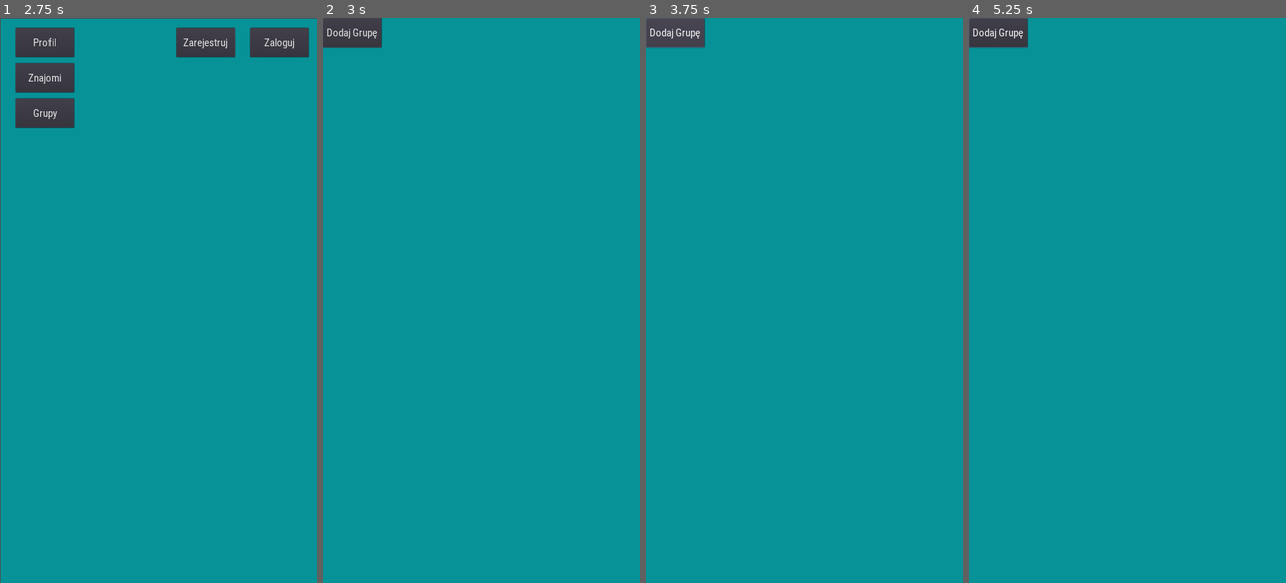
Above: before the commit, frames 1-4 (left to right).
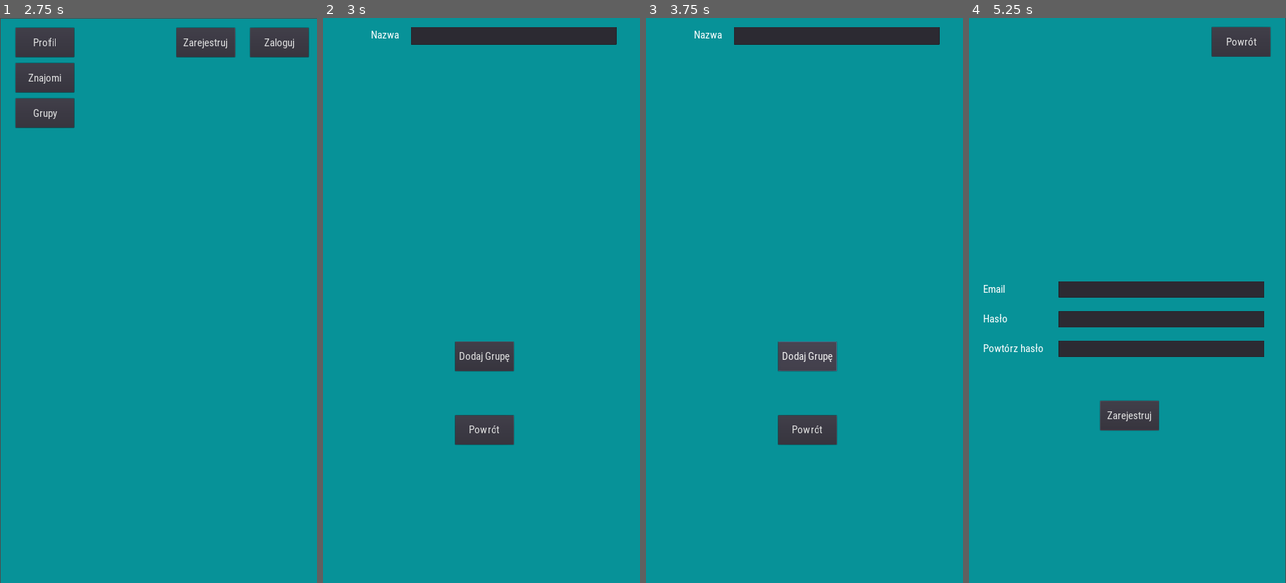
Above: after the commit, the same moments.

Repository: ilona1290/AplikacjaIO
Game: Godot game, scene res://Scenes/main.tscn
Two runs of this game, one before a commit and one after it. Both use one fixed random seed, a clock stepped at 60 frames per second and the inputs below.
Inputs (mouse positions are in pixels of both pictures, inside the frame that each line leads up to):
- Up to frame 1 (2.75 s): click "Znajomi" at 0.5 s; click (206, 68) at 1.27 s; type "Alex" at 1.35 s; click (206, 108) at 1.5 s; type "Alex" at 1.58 s; click "Powrót" at 2 s
- Up to frame 2 (3 s): click "Grupy" at 2.75 s
- Up to frame 3 (3.75 s): click "Dodaj Grupę" at 3.5 s
- Up to frame 4 (5.25 s): click (1130, 430) at 4.25 s, where only the run after the commit has a clickable "Powrót"; click (1175, 40) at 5 s, where only the run after the commit has a clickable "Zarejestruj"

Frame 1 is identical in both runs. In frame 2, 5.0% of the frame differs, in the area x 0-93%, y 0-76%; in frame 3, 5.0%; in frame 4, 9.0%, in the area x 0-100%, y 0-100%.
Error before the commit: Invalid get index 'id' (on base: 'Dictionary'). (res://Scripts/friends.gd:17)
Error after the commit: Invalid get index 'id' (on base: 'Dictionary'). (res://Scripts/friends.gd:22)

Commit message:
Added saving users to group

Diff:
--- a/Scenes/groups.tscn
+++ b/Scenes/groups.tscn
@@ -14,8 +14,10 @@
 color = Color( 0.027451, 0.572549, 0.596078, 1 )
 
 [node name="AddGroupButton" type="Button" parent="background"]
-margin_right = 200.0
-margin_bottom = 100.0
+margin_left = 450.0
+margin_top = 1100.0
+margin_right = 650.0
+margin_bottom = 1200.0
 theme = ExtResource( 2 )
 text = "Dodaj Grupę"
 
@@ -26,6 +28,36 @@
 margin_bottom = 1046.0
 
 [node name="VBoxContainer" type="VBoxContainer" parent="background/ScrollContainer"]
+
+[node name="NameLabel" type="Label" parent="background"]
+margin_left = 164.0
+margin_top = 35.0
+margin_right = 266.0
+margin_bottom = 81.0
+theme = ExtResource( 2 )
+text = "Nazwa"
+
+[node name="NameInput" type="LineEdit" parent="background"]
+margin_left = 300.0
+margin_top = 30.0
+margin_right = 1000.0
+margin_bottom = 90.0
+theme = ExtResource( 2 )
+
+[node name="BackButton" type="Button" parent="background"]
+margin_left = 450.0
+margin_top = 1350.0
+margin_right = 650.0
+margin_bottom = 1450.0
+theme = ExtResource( 2 )
+text = "Powrót"
+
+[node name="Notification" type="Label" parent="background"]
+margin_left = 450.0
+margin_top = 1240.0
+margin_right = 850.0
+margin_bottom = 1300.0
+theme = ExtResource( 2 )
 
 [node name="HTTPRequest" type="HTTPRequest" parent="."]
 
@@ -38,6 +70,7 @@
 [node name="HTTPRequest5" type="HTTPRequest" parent="."]
 
 [connection signal="pressed" from="background/AddGroupButton" to="." method="_on_AddGroupButton_pressed"]
+[connection signal="pressed" from="background/BackButton" to="." method="_on_BackButton_pressed"]
 [connection signal="request_completed" from="HTTPRequest" to="." method="_on_HTTPRequest_request_completed"]
 [connection signal="request_completed" from="HTTPRequest2" to="." method="_on_HTTPRequest2_request_completed"]
 [connection signal="request_completed" from="HTTPRequest3" to="." method="_on_HTTPRequest3_request_completed"]
--- a/Scripts/friends.gd
+++ b/Scripts/friends.gd
@@ -10,7 +10,12 @@
 onready var FriendList = $background/ScrollContainer/VBoxContainer
 
 var newFriends := false
-var friends : Array = []
+var isFound := false
+
+var FriendsGroups := {
+	"Friends": { "arrayValue": { "values": []}},
+	"Groups": { "arrayValue": { "values": []}}
+}
 
 # Called when the node enters the scene tree for the first time.
 func _ready():
@@ -22,17 +27,25 @@
 	var result_body := JSON.parse(body.get_string_from_ascii()).result as Dictionary
 	match response_code:
 		404:
-			Notification.text = "Nie ma użytkownika z podanymi"
 			return
 		200:
-
 			for i in range (result_body.documents.size()):
 				if(result_body.documents[i].fields["Name"].stringValue == NameInput.text and result_body.documents[i].fields["Surname"].stringValue == SurnameInput.text):
-					friends.append({"stringValue": result_body.documents[i].name.substr(63)})
+					isFound = true
+					FriendsGroups["Friends"].arrayValue.values.append({"stringValue": result_body.documents[i].name.substr(63)})
 					if(newFriends):
-						Firebase.save_document("userFriendsGroups?documentId=%s" % Firebase.user_info.id, {"Friends":{ "arrayValue": { "values": friends}}}, http2)
+						Firebase.save_document("userFriendsGroups?documentId=%s" % Firebase.user_info.id, FriendsGroups, http2)
+						newFriends = false
+						break
 					else:
-						Firebase.update_document("userFriendsGroups/%s" % Firebase.user_info.id, {"Friends":{ "arrayValue": { "values": friends}}}, http2)
+						Firebase.update_document("userFriendsGroups/%s" % Firebase.user_info.id, FriendsGroups, http2)
+						break
+				else:
+					isFound = false
+			if(isFound):
+				Notification.text = "Wysłano zaproszenie"
+			else:
+				Notification.text = "Nie ma takiego użytkownika"
 
 
 func _on_HTTPRequest2_request_completed(result, response_code, headers, body):
@@ -42,13 +55,16 @@
 			newFriends = true
 			return
 		200:
-			friends = result_body.fields["Friends"].arrayValue.values
+			newFriends = false
+			if(result_body.fields["Friends"].arrayValue.size() != 0):
+				FriendsGroups["Friends"] = result_body.fields["Friends"]
+
+			FriendsGroups["Groups"] = result_body.fields["Groups"]
 
 			#for i in range(friends.size()):
 				#var tmp = friendCardScene.instance()
 				#tmp.get_node("background/Name").text = friends[i].stringValue
 				#FriendList.add_child(tmp)
-	#Notification.text = "Wyslano zaproszenie"
 	pass # Replace with function body.
 
 
--- a/Scripts/groups.gd
+++ b/Scripts/groups.gd
@@ -11,27 +11,33 @@
 onready var http3 : HTTPRequest = $HTTPRequest3
 onready var http4 : HTTPRequest = $HTTPRequest4
 onready var http5 : HTTPRequest = $HTTPRequest5
+onready var NameInput = $background/NameInput
+onready var Notification = $background/Notification
 
 onready var FriendList = $background/ScrollContainer/VBoxContainer
 
 var newGroup := false
 var groupId
 var counter = 0
-var members = [{"stringValue": "Dh3MPZlLTQQlhHSp84vW4zQItHk2"},
-	{"stringValue": "KzWufOjquUSqLyftrOWFA6ppde13"},
-	{"stringValue": "nzq1rnHZyPZDKRb2Yl3jFexBxjj1"}]
 
-var friends : Array = []
-var groups : Array = []
+var FriendsGroups := {
+	"Friends": { "arrayValue": { "values": []}},
+	"Groups": { "arrayValue": { "values": []}}
+}
 
-var newGroupFriends : Array = []
+var Group := {
+	"Name" : {},
+	"Members": { "arrayValue": { "values": []}}
+}
+
+var FriendsToShow : Array = []
+var NewGroupFriends : Array = []
 
 # Called when the node enters the scene tree for the first time.
 func _ready():
 	Firebase.get_document("userFriendsGroups/%s" % Firebase.user_info.id, http5)
 	yield(get_tree().create_timer(0.5), "timeout")
-	print("friends: ", friends)
-	for f in friends:
+	for f in FriendsToShow:
 		var tmpFriendCard = friendCardScene.instance()
 		tmpFriendCard.get_node("background/Name").text = f
 		tmpFriendCard.get_node("background").connect("gui_input", self, "_onPressFriendCard", [f])
@@ -42,60 +48,88 @@
 
 func _on_AddGroupButton_pressed():
 	groupId = v4()
-	print(groupId)
-	members.append({"stringValue": Firebase.user_info.id})
-	print(members)
-	Firebase.get_document("groups/%s" % groupId, http)
+
+	Group["Name"] = {"stringValue" : NameInput.text}
+	Group["Members"].arrayValue.values.append({"stringValue": Firebase.user_info.id})
+
+	for f in NewGroupFriends:
+		Group["Members"].arrayValue.values.append({"stringValue": f})
+
+	Firebase.save_document("groups?documentId=%s" % groupId, Group, http)
 	pass # Replace with function body.
 
 func _on_HTTPRequest_request_completed(result, response_code, headers, body):
 	var result_body := JSON.parse(body.get_string_from_ascii()).result as Dictionary
 	match response_code:
 		404:
-			Firebase.save_document("groups?documentId=%s" % groupId, {"Members":{ "arrayValue": { "values": members}}}, http2)
+			return
 		200:
-			return
+			FriendsGroups["Friends"].arrayValue.values = []
+			FriendsGroups["Groups"].arrayValue.values = []
+			Firebase.get_document("userFriendsGroups/%s" % Group["Members"].arrayValue.values[counter].stringValue, http2)
 
+			print("Utworzono grupę")
 
 func _on_HTTPRequest2_request_completed(result, response_code, headers, body):
 	var result_body := JSON.parse(body.get_string_from_ascii()).result as Dictionary
 	match response_code:
 		404:
+			FriendsGroups["Groups"].arrayValue.values.append({"stringValue": groupId})
+			Firebase.save_document("userFriendsGroups/?documentId=%s" % Group["Members"].arrayValue.values[counter].stringValue, FriendsGroups, http3)
 			return
 		200:
-			print("Utworzono grupę")
-			#Firebase.get_document("userFriendsGroups/%s" % members[counter].stringValue, http3)
-				#yield()
+			FriendsGroups["Friends"] = result_body.fields["Friends"]
 
-#func _on_HTTPRequest3_request_completed(result, response_code, headers, body):
-#	var result_body := JSON.parse(body.get_string_from_ascii()).result as Dictionary
-#	print(result_body)
-#	match response_code:
-#		404:
-#			Firebase.save_document("userFriendsGroups/?documentId=%s" % members[counter].stringValue, {"Groups":{ "arrayValue": { "values": {"stringValue": groupId}}}}, http3)
-#			counter += 1
-#			return
-#		200:
-#			Firebase.get_document("userFriendsGroups/%s" % members[counter].stringValue, http4)
-#			print("Stworzono grupe")
+			if(result_body.fields["Groups"].arrayValue.size() != 0):
+				FriendsGroups["Groups"] = result_body.fields["Groups"]
+			FriendsGroups["Groups"].arrayValue.values.append({"stringValue": groupId})
+			Firebase.update_document("userFriendsGroups/%s" % Group["Members"].arrayValue.values[counter].stringValue, FriendsGroups, http3)
 
-#func _on_HTTPRequest4_request_completed(result, response_code, headers, body):
-#	var result_body := JSON.parse(body.get_string_from_ascii()).result as Dictionary
-#	print(result_body)
-#	match response_code:
-#		404:
-#			return
-#		200:
-#			if(result_body.fields["Friends"].arrayValue.values != null):
-#				friends = result_body.fields["Friends"].arrayValue.values
-#			if(result_body.fields["Groups"].arrayValue.values != null):
-#				groups = result_body.fields["Groups"].arrayValue.values
-#			groups.append({"stringValue": groupId})
-#			Firebase.update_document("userFriendsGroups/%s" % members[counter].stringValue, {"Friends":{ "arrayValue": { "values": friends}}, "Groups": { "arrayValue": { "values": groups}}}, http3)
-#			counter += 1
-#			print("Stworzono grupe")
-#			friends.clear()
-#			groups.clear()
+
+
+func _on_HTTPRequest3_request_completed(result, response_code, headers, body):
+	var result_body := JSON.parse(body.get_string_from_ascii()).result as Dictionary
+	match response_code:
+		404:
+			return
+		200:
+			FriendsGroups["Friends"].arrayValue.values = []
+			FriendsGroups["Groups"].arrayValue.values = []
+			counter += 1
+			if(counter < NewGroupFriends.size() + 1):
+				Firebase.get_document("userFriendsGroups/%s" % Group["Members"].arrayValue.values[counter].stringValue, http2)
+			else:
+				Notification.text = "Utworzono grupę"
+			print("Dodano użytkownika do grupy")
+
+
+func _on_HTTPRequest5_request_completed(result, response_code, headers, body):
+	var result_body := JSON.parse(body.get_string_from_ascii()).result as Dictionary
+	match response_code:
+		404:
+			return
+		200:
+			FriendsGroups["Friends"] = result_body.fields["Friends"]
+			for id in FriendsGroups["Friends"].arrayValue.values:
+				FriendsToShow.append(id.stringValue)
+			#for i in range(friends.size()):
+				#var tmp = friendCardScene.instance()
+				#tmp.get_node("background/Name").text = friends[i].stringValue
+				#FriendList.add_child(tmp)
+	#Notification.text = "Wyslano zaproszenie"
+	pass # Replace with function body.
+
+
+func _onPressFriendCard(event, id):
+	if event is InputEventMouseButton:
+		if event.pressed:
+			if event.button_index == BUTTON_LEFT:
+				if NewGroupFriends.has(id):
+					NewGroupFriends.erase(id)
+					FriendList.get_node(id).modulate = Color("#ffffff")
+				else:
+					NewGroupFriends.append(id)
+					FriendList.get_node(id).modulate = Color("#aaaaaa")
 
 static func getRandomInt():
   # Randomize every time to minimize the risk of collisions
@@ -137,30 +171,9 @@
 #	pass
 
 
-func _on_HTTPRequest5_request_completed(result, response_code, headers, body):
-	var result_body := JSON.parse(body.get_string_from_ascii()).result as Dictionary
-	match response_code:
-		404:
-			return
-		200:
-			print(result_body.fields["Friends"].arrayValue.values)
-			for id in result_body.fields["Friends"].arrayValue.values:
-				friends.append(id.stringValue)
-			#for i in range(friends.size()):
-				#var tmp = friendCardScene.instance()
-				#tmp.get_node("background/Name").text = friends[i].stringValue
-				#FriendList.add_child(tmp)
-	#Notification.text = "Wyslano zaproszenie"
-	pass # Replace with function body.
 
 
-func _onPressFriendCard(event, id):
-	if event is InputEventMouseButton:
-		if event.pressed:
-			if event.button_index == BUTTON_LEFT:
-				if newGroupFriends.has(id):
-					newGroupFriends.erase(id)
-					FriendList.get_node(id).modulate = Color("#ffffff")
-				else:
-					newGroupFriends.append(id)
-					FriendList.get_node(id).modulate = Color("#aaaaaa")
+
+func _on_BackButton_pressed():
+	get_tree().change_scene("res://Scenes/main.tscn")
+	pass # Replace with function body.
